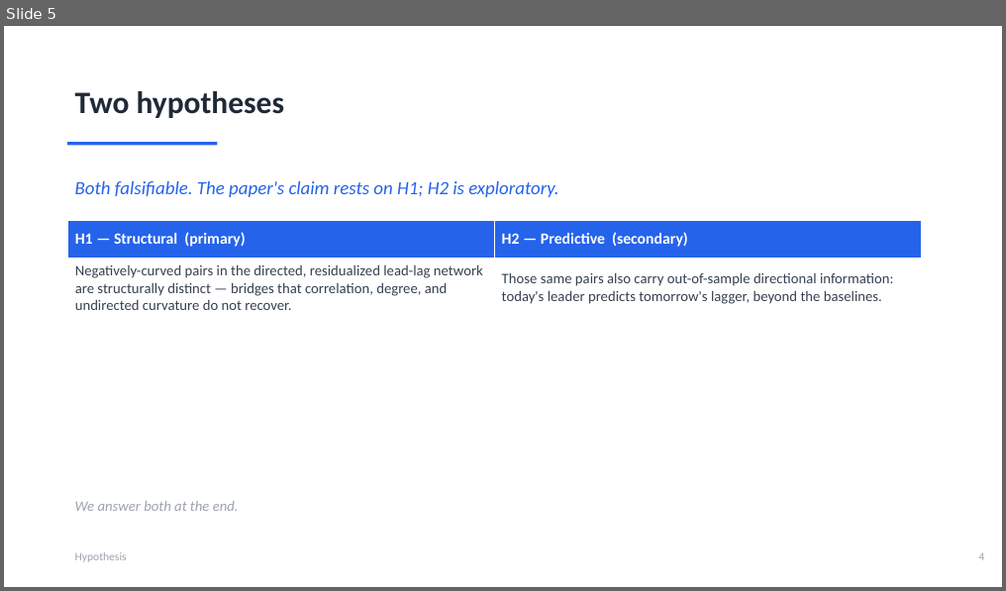
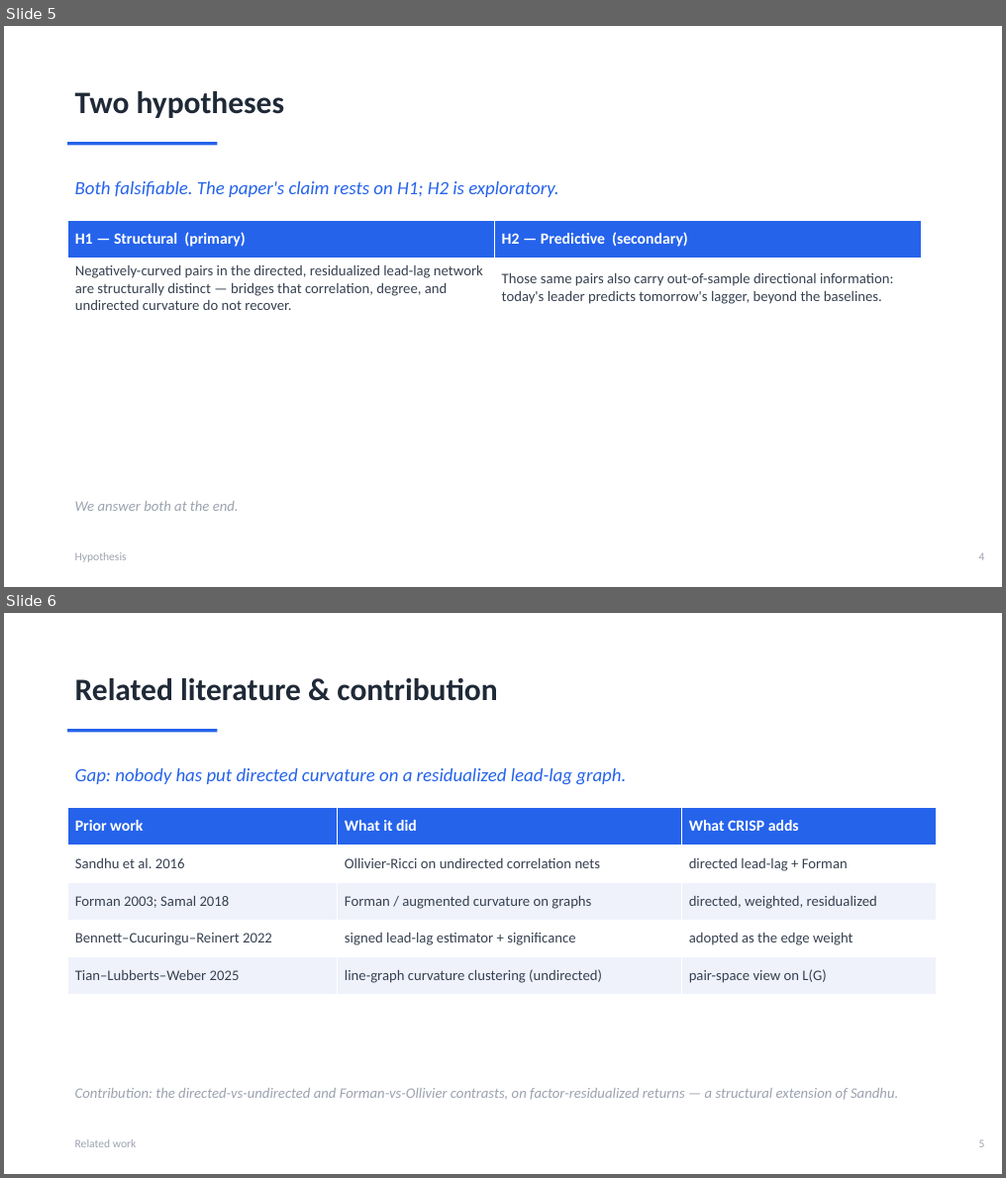
Before and after one commit to ivan-sit/Curvature-Lead-Lag-Model, a slide deck: slides/Ricci_Curvature_LeadLag.pptx. Shown one above the other, each under a label of ours: slide 5 before the commit, slides 5 and 6 after it. The pictures are 1006x591 and 1006x1178 pixels, drawn with LibreOffice and Linux fonts; fonts in the diff are those of the drawing. Boxes give left, top, right and bottom in pixels: in the first picture for what was removed or moved away, otherwise in the second. Text is boxed around its words. In the diff, an @@ line names an element or a change of style, - is before the commit and + after.

```diff
--- a/slides/Ricci_Curvature_LeadLag.pptx
+++ b/slides/Ricci_Curvature_LeadLag.pptx
@@ slide 6 added at (x1=4, y1=613, x2=1002, y2=1174), background #FFFFFF @@
@@ text added at (x1=75, y1=678, x2=497, y2=701), 30 pt, text #1F2937, bold @@
+Related literature & contribution
@@ rectangle added at (x1=67, y1=729, x2=218, y2=732), fill #2563EB @@
@@ text added at (x1=75, y1=768, x2=626, y2=785), 18 pt, text #2563EB, italic @@
+Gap: nobody has put directed curvature on a residualized lead-lag graph.
@@ table added at (x1=67, y1=808, x2=936, y2=995), 5 rows, 3 columns @@
+Prior work | What it did | What CRISP adds
+Sandhu et al. 2016 | Ollivier-Ricci on undirected correlation nets | directed lead-lag + Forman
+Forman 2003; Samal 2018 | Forman / augmented curvature on graphs | directed, weighted, residualized
+Bennett–Cucuringu–Reinert 2022 | signed lead-lag estimator + significance | adopted as the edge weight
+Tian–Lubberts–Weber 2025 | line-graph curvature clustering (undirected) | pair-space view on L(G)
@@ text added at (x1=75, y1=1088, x2=898, y2=1100), 14 pt, text #9CA3AF, italic @@
+Contribution: the directed-vs-undirected and Forman-vs-Ollivier contrasts, on factor-residualized returns — a structural extension of Sandhu.
@@ text added at (x1=75, y1=1140, x2=137, y2=1148), 11 pt, text #9CA3AF @@
+Related work
@@ text added at (x1=979, y1=1140, x2=985, y2=1148), 11 pt, text #9CA3AF @@
+5
```
Also in this commit, not shown: 13 slides changed, 5 other slides added, 1 other file.
